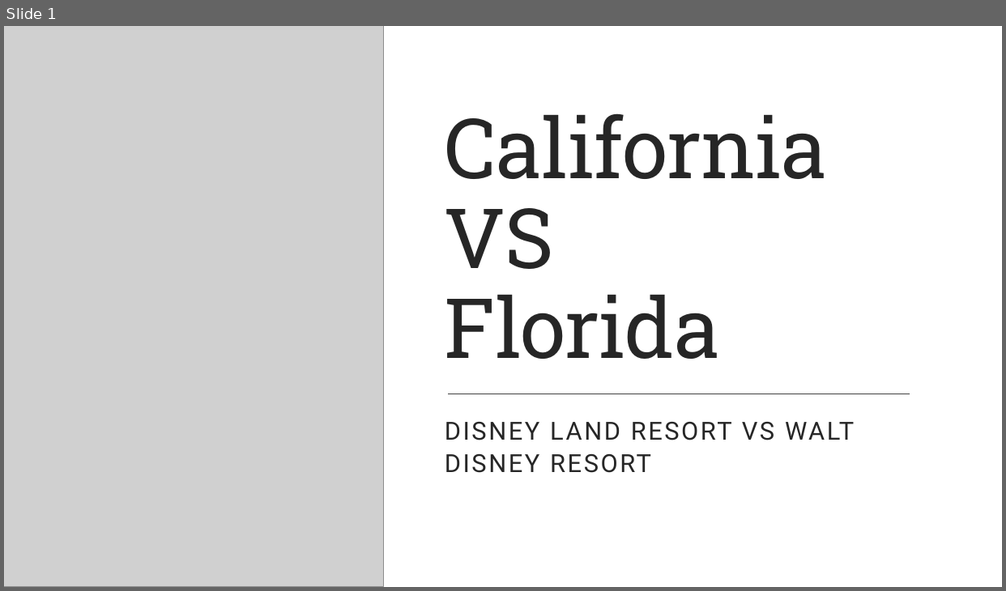
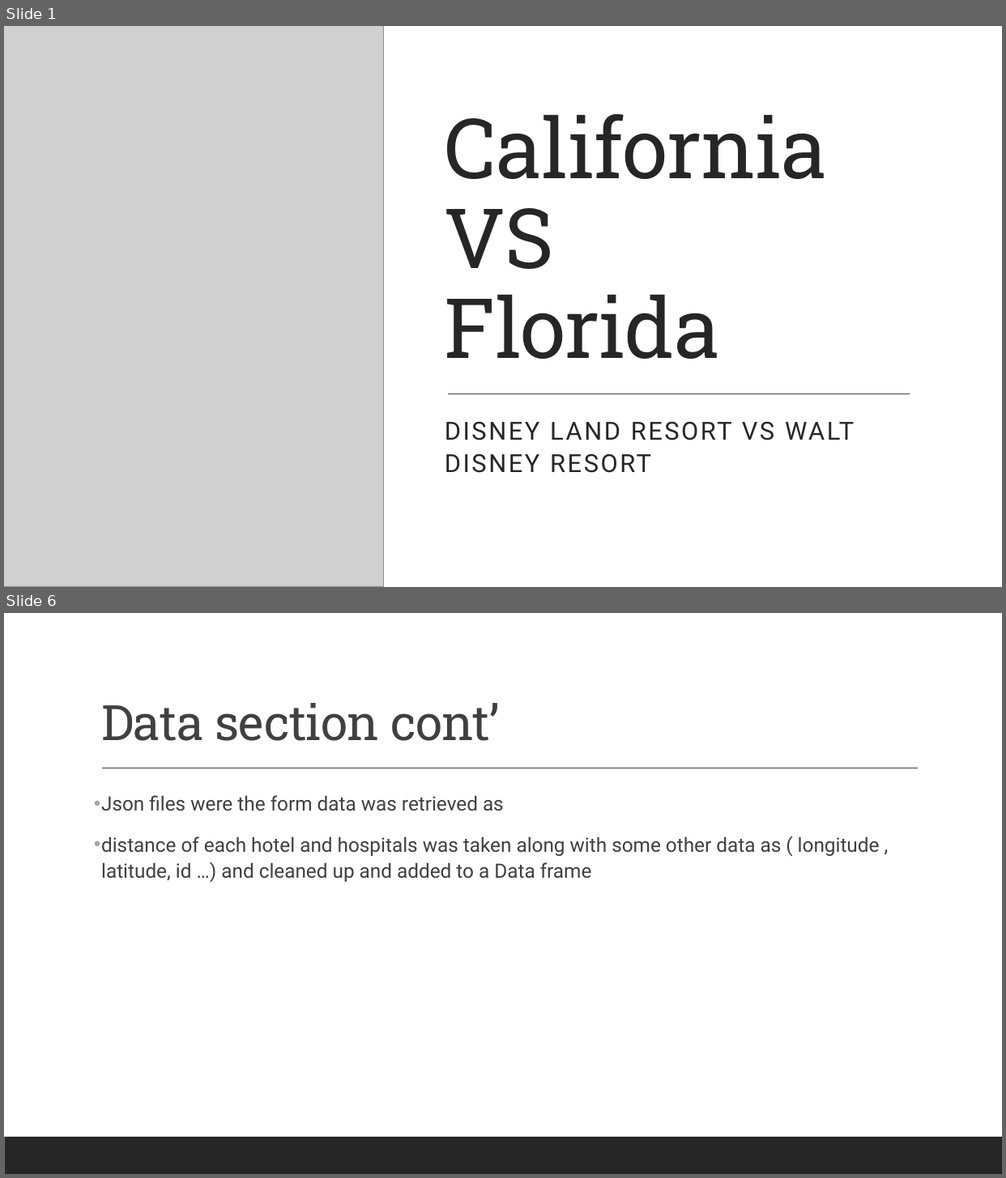
Before and after one commit to NohaGalal04/Coursera_Capstone, a slide deck: California.pptx. Shown one above the other, each under a label of ours: slide 1 before the commit, slides 1 and 6 after it; the slides between them are not shown. The pictures are 1006x591 and 1006x1178 pixels, drawn with LibreOffice and Linux fonts; fonts in the diff are those of the drawing; grey boxes stand for pictures. Boxes give left, top, right and bottom in pixels: in the first picture for what was removed or moved away, otherwise in the second. Text is boxed around its words. In the diff, an @@ line names an element or a change of style, - is before the commit and + after.

```diff
--- a/California.pptx
+++ b/California.pptx
@@ slide 6 added at (4,613,1002,1174), background #FFFFFF; not listed: 1 template element that a slide beside it also shows @@
@@ title added at (101,703,500,741), 47 pt, text #404040 @@
+Data section cont’
@@ line added from (102, 769) to (918, 769), #404040 1 pt @@
@@ text added at (101,795,880,882), 19 pt, text #404040 @@
+• Json files were the form data was retrieved as
+• distance of each hotel and hospitals was taken along with some other data as ( longitude , latitude, id …) and cleaned up and added to a Data frame
```
Also in this commit, not shown: 3 slides changed, 4 other slides added.
